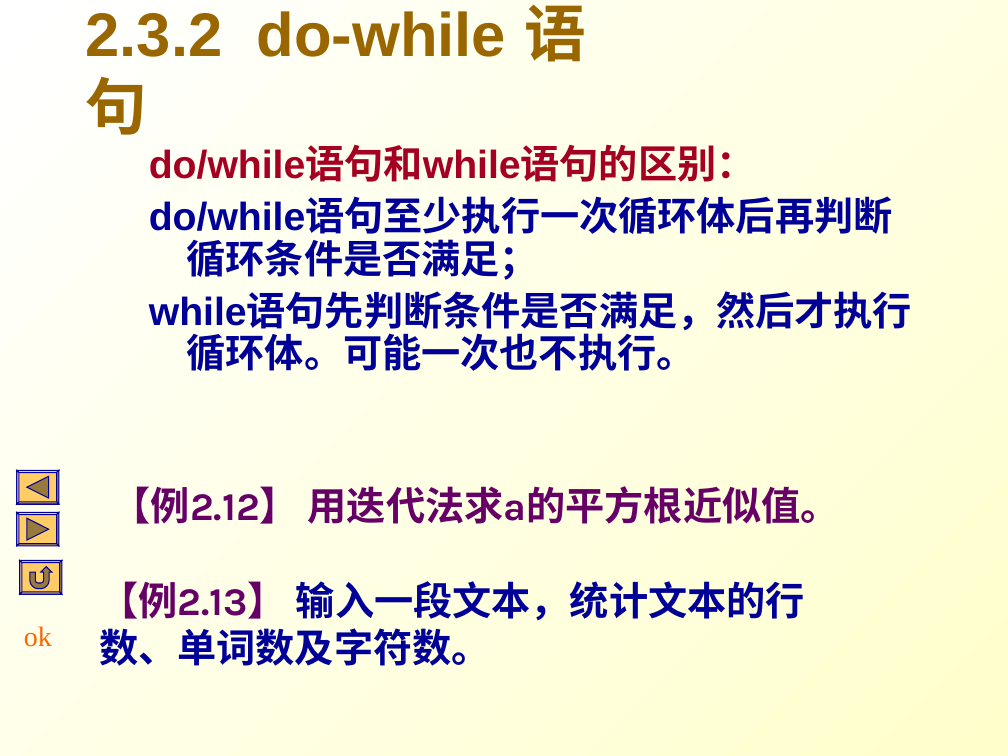
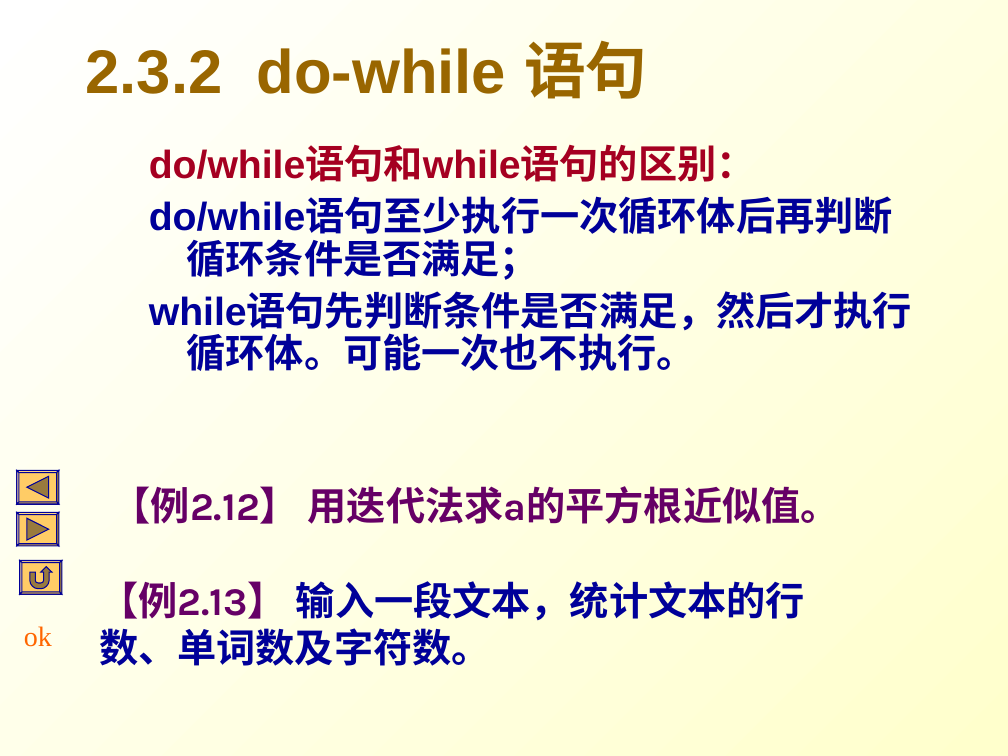
Before and after one commit to Changhe160/Changhe160.github.io, a slide deck: slide 24 of teachingRes/Cplusplus/unit02控制结构.ppt. Drawn at 1008x756 pixels with LibreOffice and Linux fonts; fonts in the diff are those of the drawing. Boxes give left, top, right and bottom in pixels: in the first picture for what was removed or moved away, otherwise in the second. Text is boxed around its words. In the diff, an @@ line names an element or a change of style, - is before the commit and + after.

```diff
--- a/teachingRes/Cplusplus/unit02控制结构.ppt
+++ b/teachingRes/Cplusplus/unit02控制结构.ppt
@@ title "2.3.2 do-while 语句" rewrapped from [86, 4, 586, 135] to [86, 40, 647, 99] @@
```
Also in this commit, not shown: 22 other slides changed.
